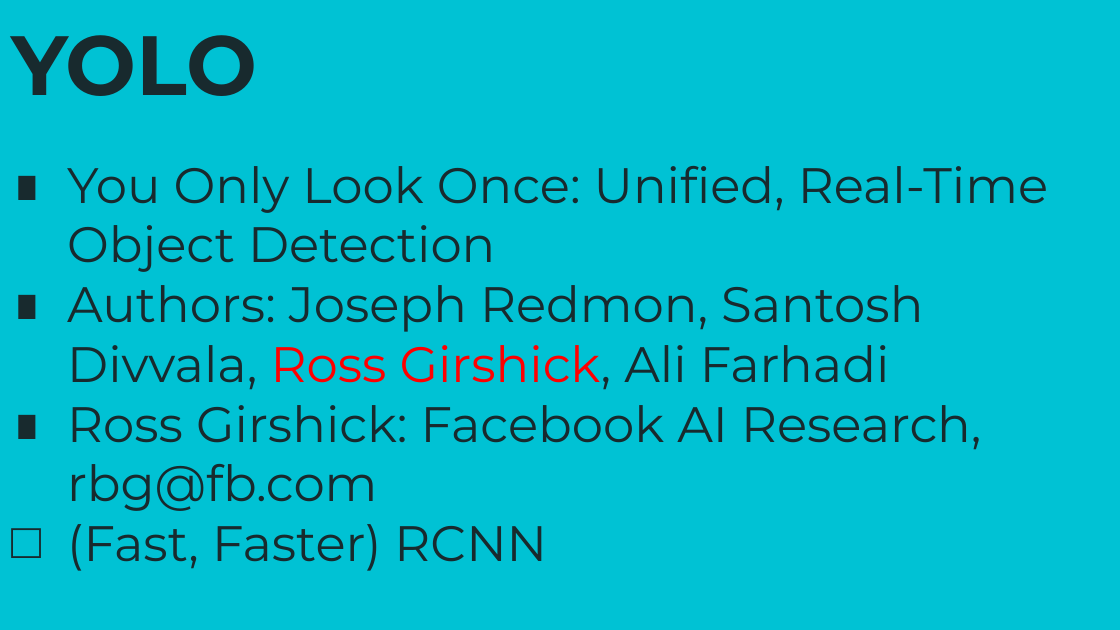
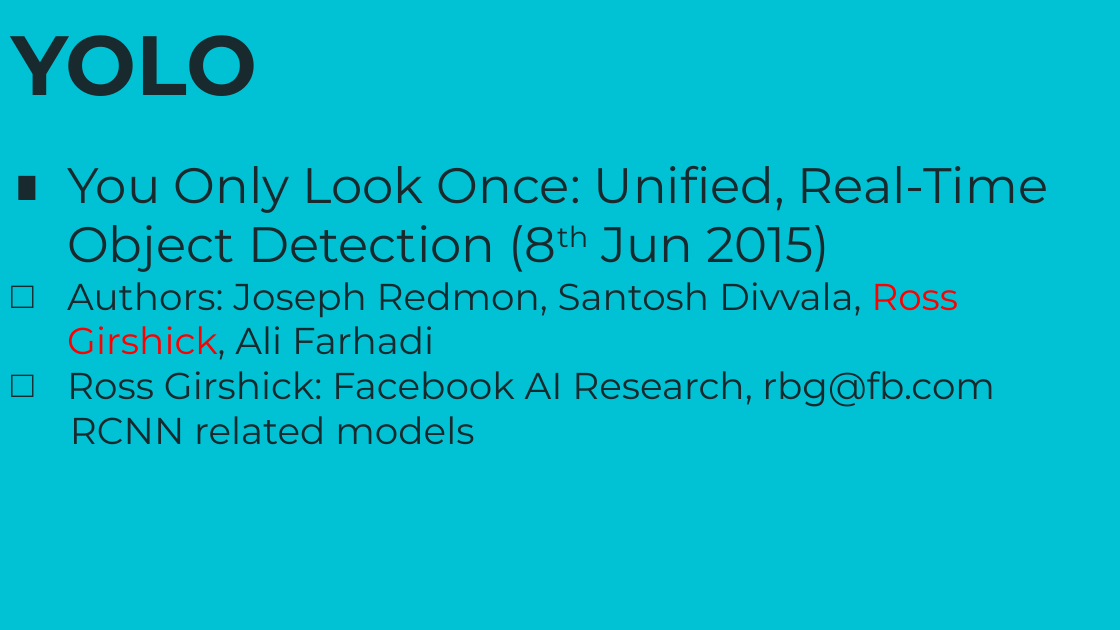
Before and after one commit to kuaitoukid/group-report, a slide deck: slide 6 of ObjectDetection.pptx (slide 4 before the commit). Drawn at 1120x630 pixels with LibreOffice and Linux fonts; fonts in the diff are those of the drawing; background and template pictures are left out. Boxes give left, top, right and bottom in pixels: in the first picture for what was removed or moved away, otherwise in the second. Text is boxed around its words. In the diff, an @@ line names an element or a change of style, - is before the commit and + after.

```diff
--- a/ObjectDetection.pptx
+++ b/ObjectDetection.pptx
@@ subtitle at [67, 166, 1048, 272]: text changed @@
-∎ You Only Look Once: Unified, Real-Time Object Detection
+∎ You Only Look Once: Unified, Real-Time Object Detection (8th Jun 2015)
@@ subtitle at [67, 282, 995, 407]: size 32 to 24 pt in "Authors: Joseph Redmon, Santosh Divvala, Ross Girshick, ...", "Ross Girshick: Facebook AI Research, rbg@fb.com"; bullet ∎ to □; list level 1 to 2 in "Authors: Joseph Redmon, Santosh Divvala, ..."; list level 1 to 2 in "Ross Girshick: Facebook AI Research, ..." @@
@@ subtitle at [70, 416, 474, 444]: text changed; size 32 to 24 pt @@
-  □ (Fast, Faster) RCNN
+  RCNN related models
```
Also in this commit, not shown: 2 other slides changed, 15 slides added, 2 slides removed.
